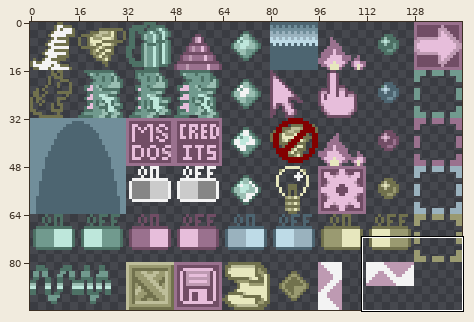
A sprite sheet gets an edit: GFX/jetedits.png. The first picture is a wide view before the edit; the outline marks the close-up.
Close-up. Earlier state:
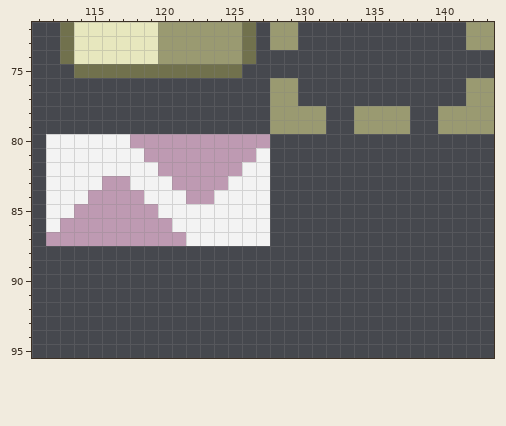
The file is 144x96 pixels. Shown: x 111..143, y 72..95.
Now the later version:
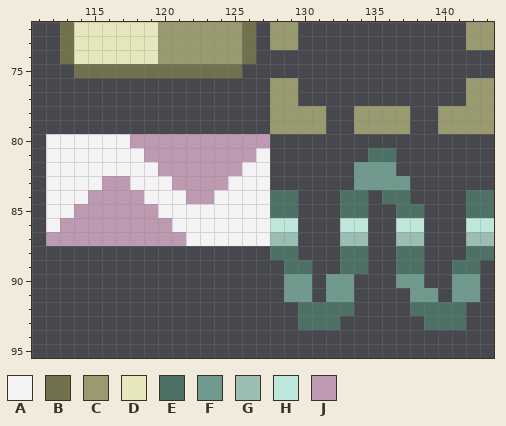
Palette (. is transparent): A #f3f3f3  B #71714d  C #9a9a71  D #e7e7be  E #4d7165  F #719a8e  G #9abeb2  H #bee7db  J #be9ab2
From the commit log: spring enemy animation
Diff:
{"y":81,"x":135,"old":"..","new":"EE"}
{"y":82,"x":134,"old":"...","new":"FFF"}
{"y":83,"x":134,"old":"....","new":"FFFF"}
{"y":84,"x":128,"old":"..","new":"EE"}
{"y":84,"x":133,"old":"..","new":"EE"}
{"y":84,"x":136,"old":"..","new":"EE"}
{"y":84,"x":142,"old":"..","new":"EE"}
{"y":85,"x":128,"old":"..","new":"EE"}
{"y":85,"x":133,"old":"..","new":"EE"}
{"y":85,"x":137,"old":"..","new":"EE"}
{"y":85,"x":142,"old":"..","new":"EE"}
{"y":86,"x":128,"old":"..","new":"HH"}
{"y":86,"x":133,"old":"..","new":"HH"}
{"y":86,"x":137,"old":"..","new":"HH"}
{"y":86,"x":142,"old":"..","new":"HH"}
{"y":87,"x":128,"old":"..","new":"GG"}
{"y":87,"x":133,"old":"..","new":"GG"}
{"y":87,"x":137,"old":"..","new":"GG"}
{"y":87,"x":142,"old":"..","new":"GG"}
{"y":88,"x":128,"old":"..","new":"EE"}
{"y":88,"x":133,"old":"..","new":"EE"}
{"y":88,"x":137,"old":"..","new":"EE"}
{"y":88,"x":142,"old":"..","new":"EE"}
{"y":89,"x":129,"old":"..","new":"EE"}
{"y":89,"x":133,"old":"..","new":"EE"}
{"y":89,"x":137,"old":"..","new":"EE"}
{"y":89,"x":141,"old":"..","new":"EE"}
{"y":90,"x":129,"old":"..","new":"FF"}
{"y":90,"x":132,"old":"..","new":"FF"}
{"y":90,"x":137,"old":"..","new":"FF"}
{"y":90,"x":141,"old":"..","new":"FF"}
{"y":91,"x":129,"old":"..","new":"FF"}
{"y":91,"x":132,"old":"..","new":"FF"}
{"y":91,"x":138,"old":"..","new":"FF"}
{"y":91,"x":141,"old":"..","new":"FF"}
{"y":92,"x":130,"old":"....","new":"EEEE"}
{"y":92,"x":138,"old":"....","new":"EEEE"}
{"y":93,"x":130,"old":"...","new":"EEE"}
{"y":93,"x":139,"old":"...","new":"EEE"}
